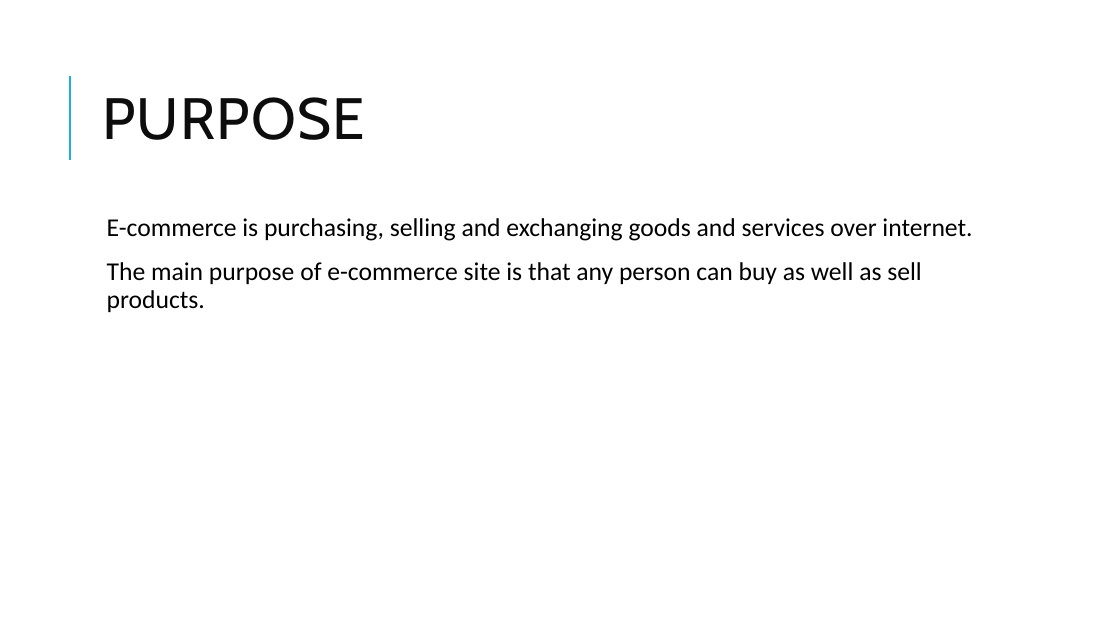
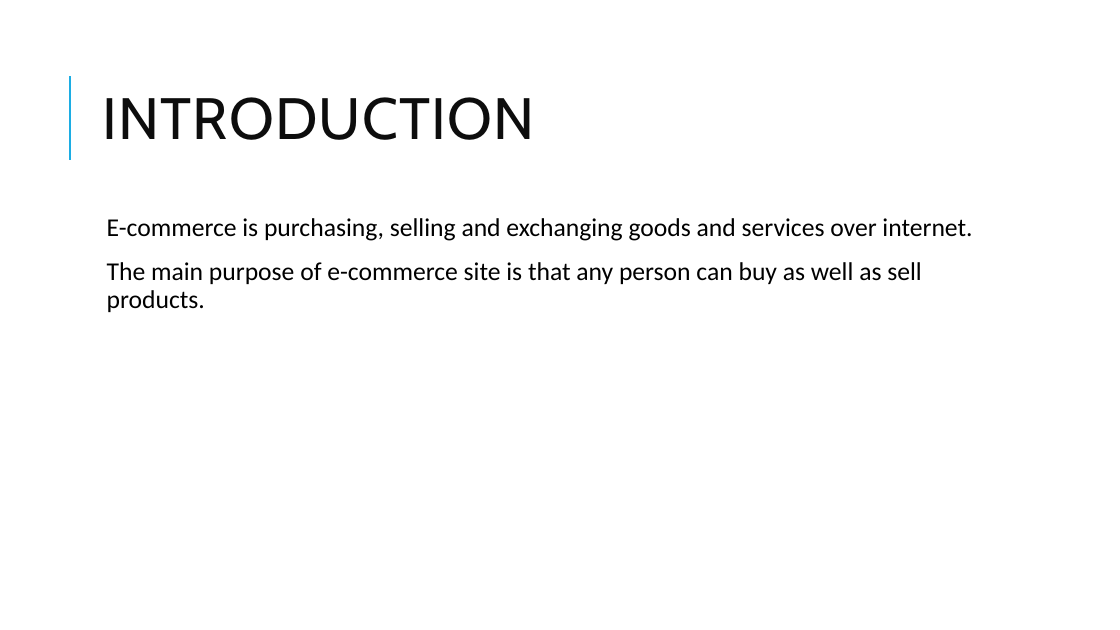
Before and after one commit to admondtamang/e-commerce-cp, a slide deck: slide 2 of E-commerce site.pptx. Drawn at 1120x630 pixels with LibreOffice and Linux fonts; fonts in the diff are those of the drawing. Boxes give left, top, right and bottom in pixels: in the first picture for what was removed or moved away, otherwise in the second. Text is boxed around its words. In the diff, an @@ line names an element or a change of style, - is before the commit and + after.

```diff
--- a/E-commerce site.pptx
+++ b/E-commerce site.pptx
@@ title at bbox=[102, 97, 534, 140]: text changed @@
-PURPOSE
+INTRODUCTION
```
Also in this commit, not shown: 2 other slides changed, 10 slides added, 1 slide removed, 15 other files.
